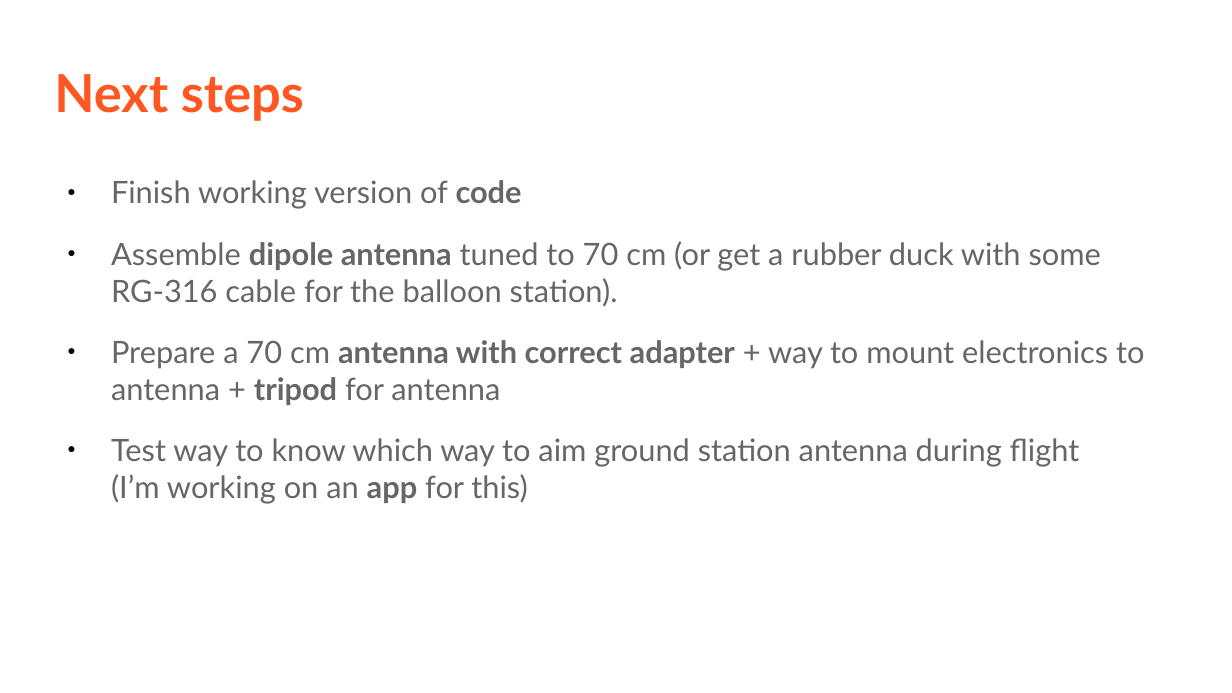
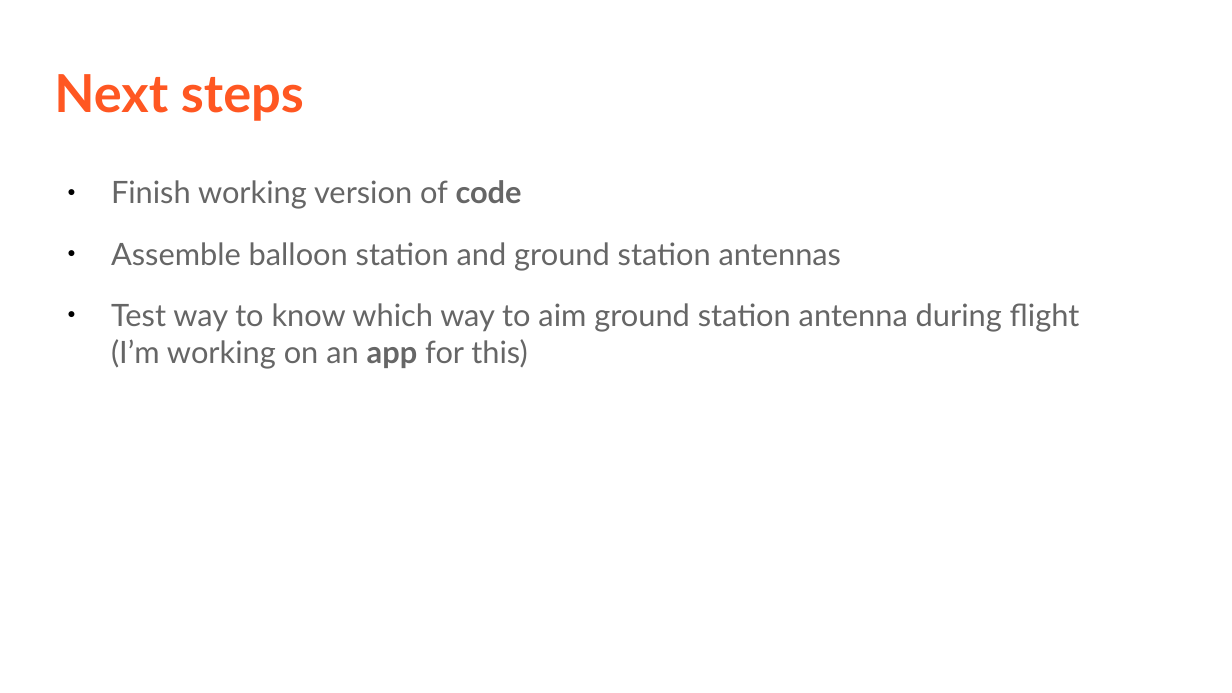
Before and after one commit to stratoscience25/arduino-workshop-logan, a slide deck: slide 12 of Ham xposition presentation/LoganCaramanna_Presentation.odp. Drawn at 1232x693 pixels with LibreOffice and Linux fonts; fonts in the diff are those of the drawing. Boxes give left, top, right and bottom in pixels: in the first picture for what was removed or moved away, otherwise in the second. Text is boxed around its words. In the diff, an @@ line names an element or a change of style, - is before the commit and + after.

```diff
--- a/Ham xposition presentation/LoganCaramanna_Presentation.odp
+++ b/Ham xposition presentation/LoganCaramanna_Presentation.odp
@@ text at [111, 242, 841, 271]: text changed @@
-● Assemble dipole antenna tuned to 70 cm (or get a rubber duck with some RG-316 cable for the balloon station).
-● Prepare a 70 cm antenna with correct adapter + way to mount electronics to antenna + tripod for antenna
+● Assemble balloon station and ground station antennas
```
Also in this commit, not shown: 2 other slides changed, 2 other files.
